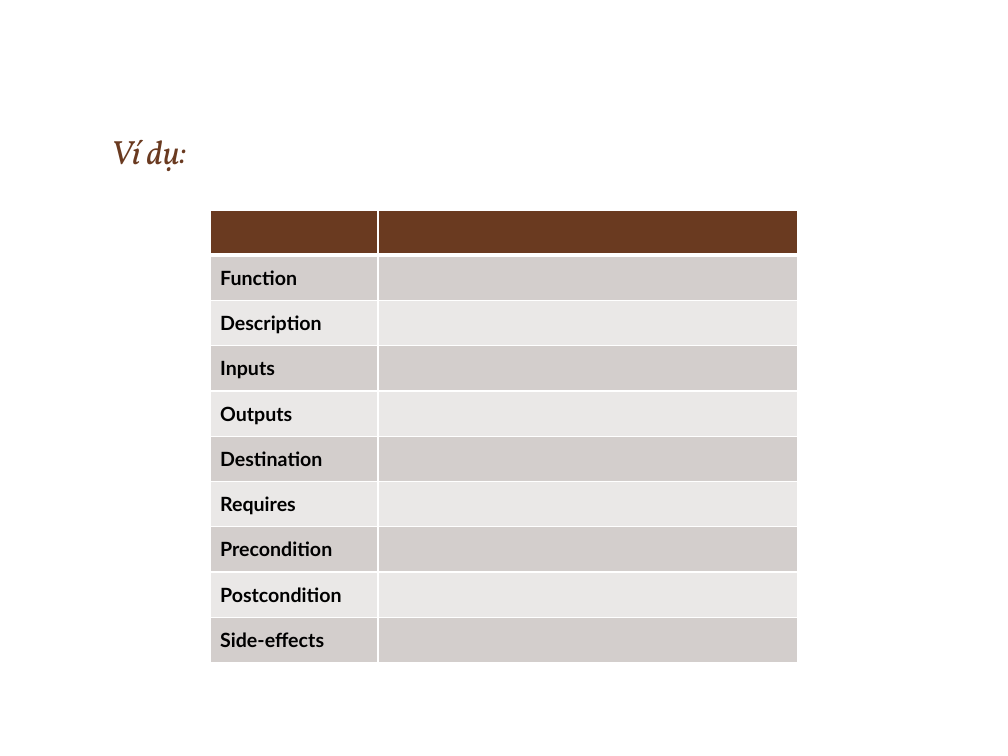
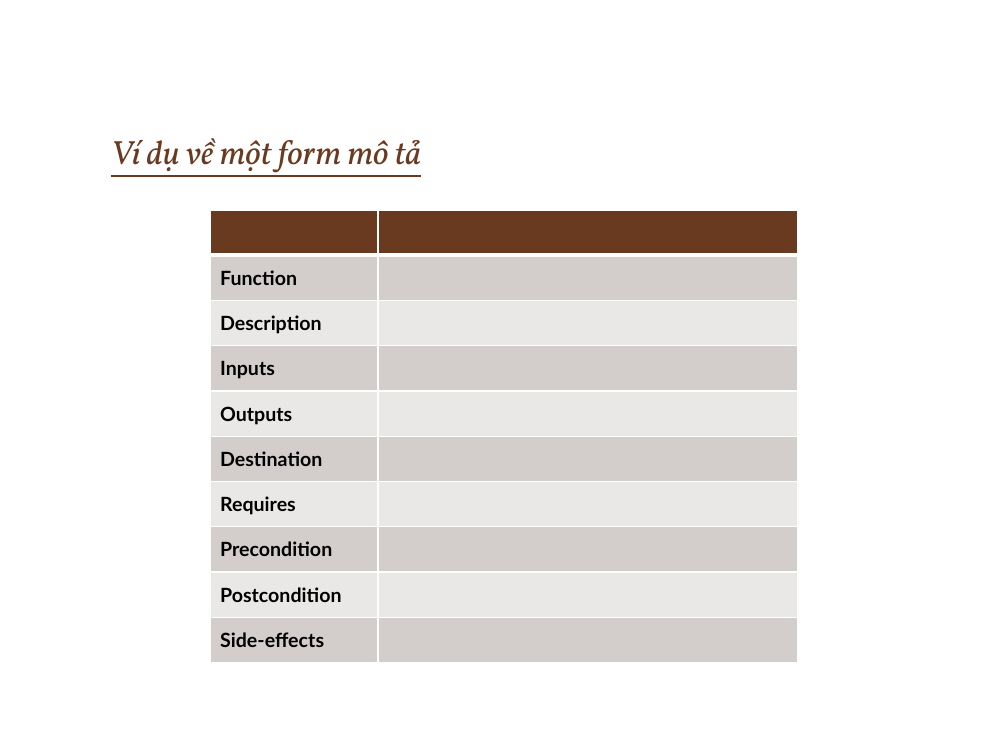
Before and after one commit to ChrisJamison/seminar_cnpm, a slide deck: slide 41 of Seminar/Software Requirement.pptx. Drawn at 1008x756 pixels with LibreOffice and Linux fonts; fonts in the diff are those of the drawing; background and template pictures are left out. Boxes give left, top, right and bottom in pixels: in the first picture for what was removed or moved away, otherwise in the second. Text is boxed around its words. In the diff, an @@ line names an element or a change of style, - is before the commit and + after.

```diff
--- a/Seminar/Software Requirement.pptx
+++ b/Seminar/Software Requirement.pptx
@@ title at (x1=111, y1=138, x2=422, y2=177): text changed @@
-Ví dụ:
+Ví dụ về một form mô tả
```
Also in this commit, not shown: 9 other slides changed, 5 slides added, 1 slide removed.
